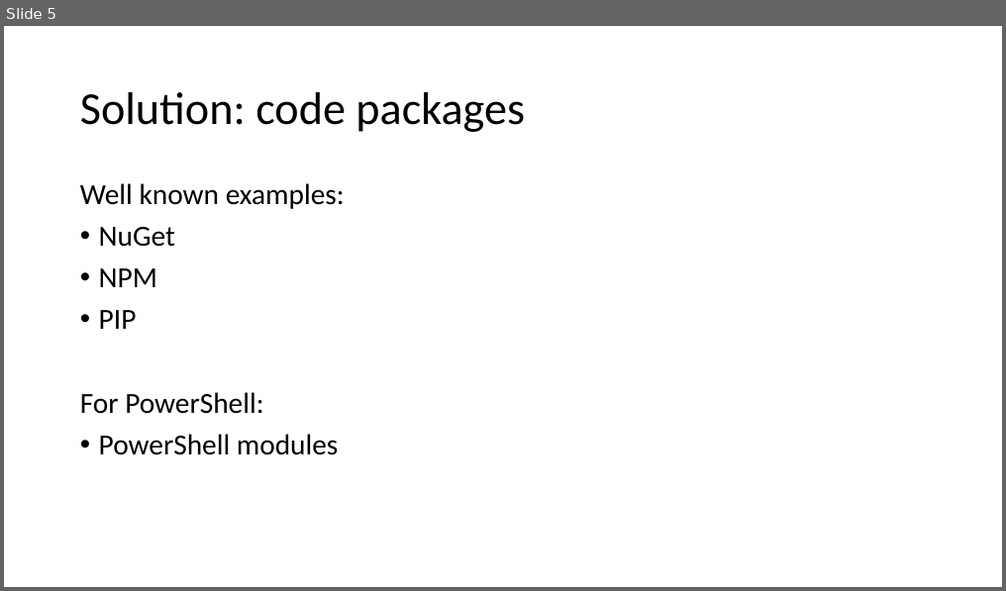
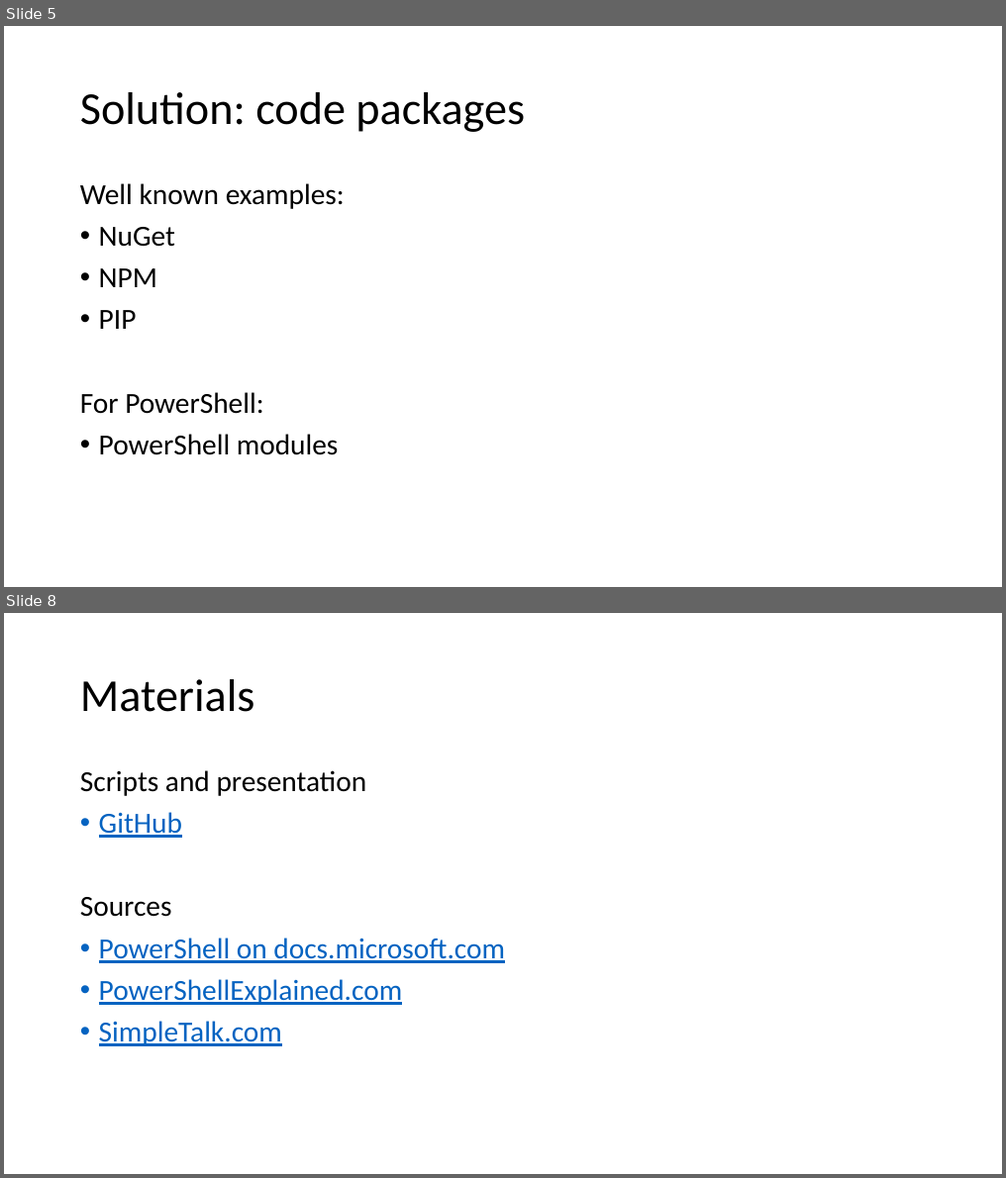
Before and after one commit to LowerKees/pwsh-modules, a slide deck: creating-powershell-modules.pptx. Shown one above the other, each under a label of ours: slide 5 before the commit, slides 5 and 8 after it; the slides between them are not shown. The pictures are 1006x591 and 1006x1178 pixels, drawn with LibreOffice and Linux fonts; fonts in the diff are those of the drawing. Boxes give left, top, right and bottom in pixels: in the first picture for what was removed or moved away, otherwise in the second. Text is boxed around its words. In the diff, an @@ line names an element or a change of style, - is before the commit and + after.

Commit message:
Added sources and publish module slides

```diff
--- a/creating-powershell-modules.pptx
+++ b/creating-powershell-modules.pptx
@@ slide 8 added at (x1=4, y1=613, x2=1002, y2=1174), background #FFFFFF @@
@@ title added at (x1=80, y1=679, x2=255, y2=712), 44 pt, text #000000 @@
+Materials
@@ text added at (x1=80, y1=770, x2=505, y2=1047), 28 pt, text #0563C1, underline @@
+Scripts and presentation
+• GitHub
+Sources
+• PowerShell on docs.microsoft.com
+• PowerShellExplained.com
+• SimpleTalk.com
```
Also in this commit, not shown: 2 other slides added.
